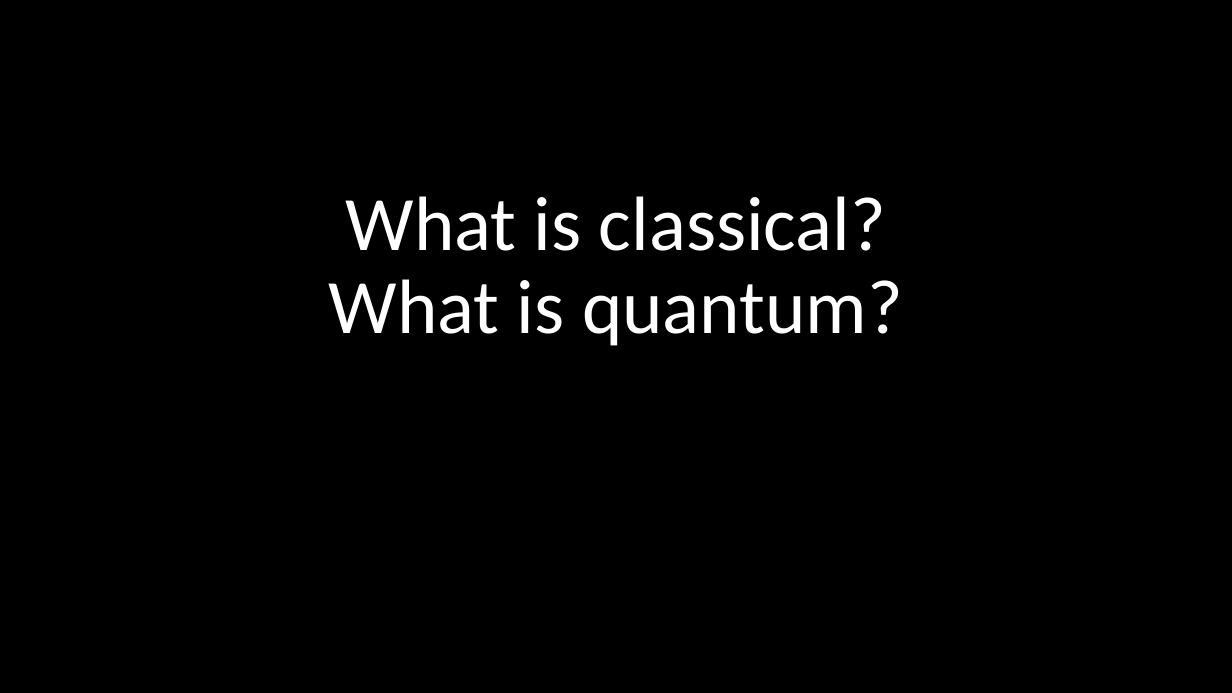
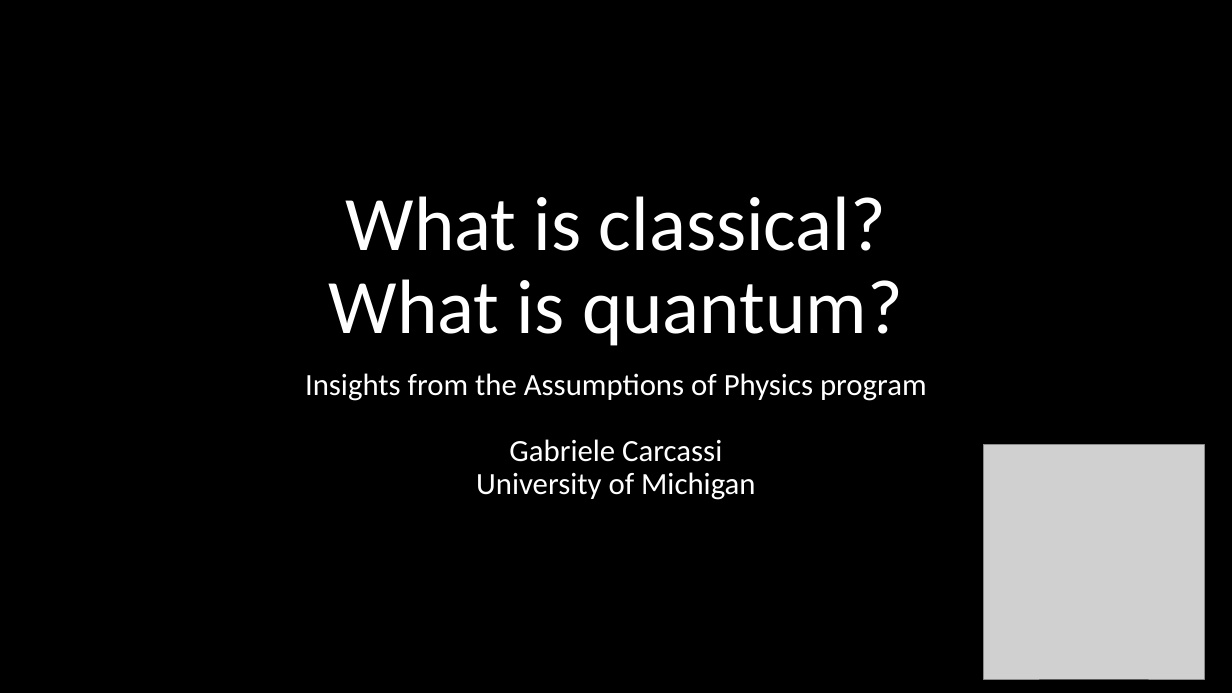
Before and after one commit to assumptionsofphysics/assumptionsofphysics.github.io, a slide deck: slide 1 of presentations/20251115-SaturdayMorningPhysics.pptx. Drawn at 1232x693 pixels with LibreOffice and Linux fonts; fonts in the diff are those of the drawing; grey boxes stand for pictures; background and template pictures are left out. Boxes give left, top, right and bottom in pixels: in the first picture for what was removed or moved away, otherwise in the second. Text is boxed around its words. In the diff, an @@ line names an element or a change of style, - is before the commit and + after.

```diff
--- a/presentations/20251115-SaturdayMorningPhysics.pptx
+++ b/presentations/20251115-SaturdayMorningPhysics.pptx
@@ subtitle added at bbox=[305, 373, 927, 500], 24 pt, text #FFFFFF @@
+Insights from the Assumptions of Physics program
+Gabriele Carcassi
+University of Michigan
@@ picture added at bbox=[984, 445, 1205, 679] @@
```
Also in this commit, not shown: 7 other slides changed.
